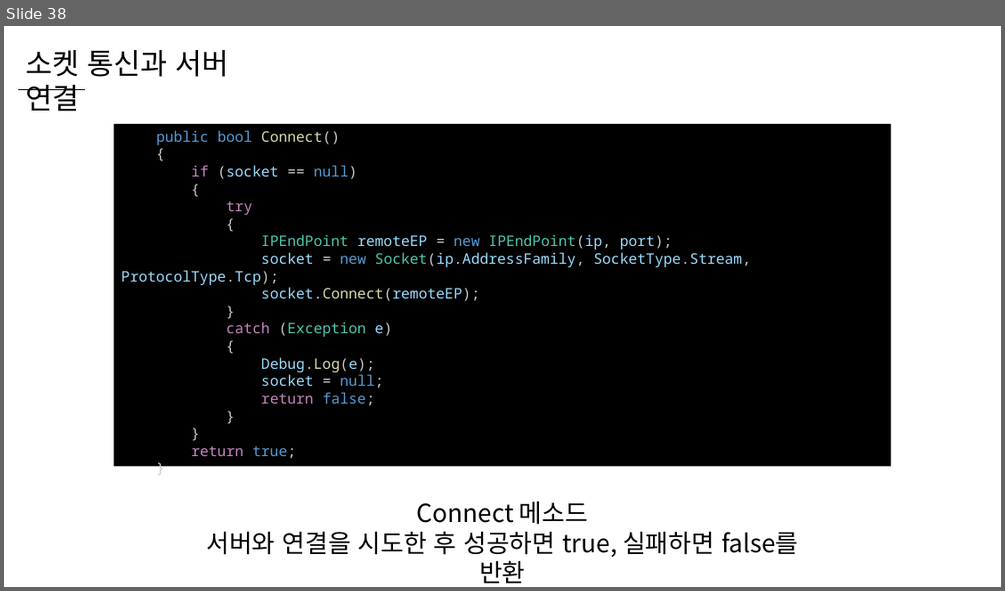
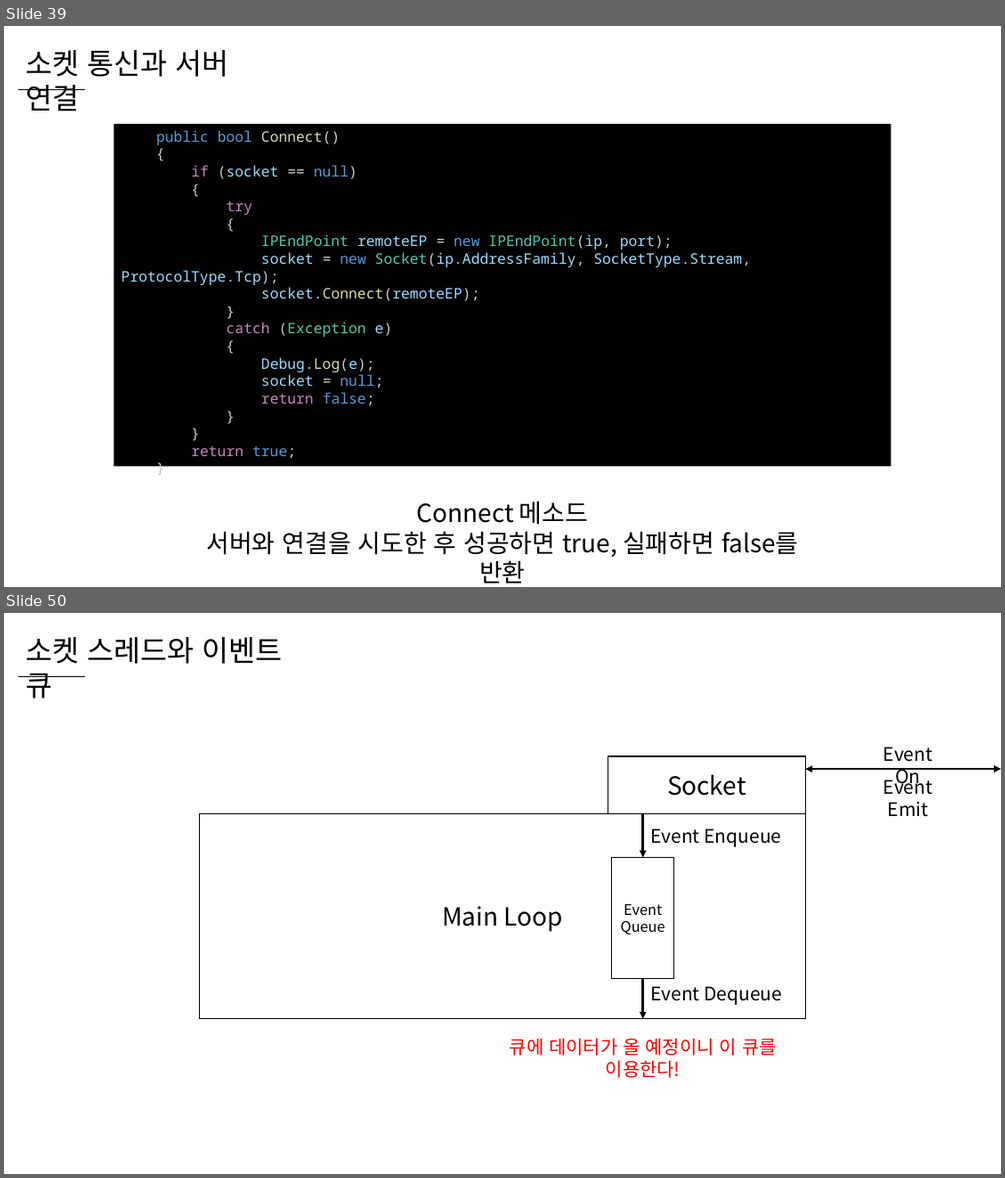
Before and after one commit to WooLyung/2023-Unity-Lecture, a slide deck: Day 1/Day 1.pptx. Shown one above the other, each under a label of ours: slide 38 before the commit, slides 39 and 50 after it; the slides between them are not shown. The pictures are 1005x591 and 1005x1178 pixels, drawn with LibreOffice and Linux fonts; fonts in the diff are those of the drawing. Boxes give left, top, right and bottom in pixels: in the first picture for what was removed or moved away, otherwise in the second. Text is boxed around its words. In the diff, an @@ line names an element or a change of style, - is before the commit and + after.

```diff
--- a/Day 1/Day 1.pptx
+++ b/Day 1/Day 1.pptx
@@ slide 50 added at [4, 613, 1001, 1174], background #FFFFFF @@
@@ text added at [25, 637, 282, 664], 28 pt, text #000000 @@
+소켓 스레드와 이벤트 큐
@@ line added from (18, 676) to (85, 676), #000000 0.5 pt @@
@@ rectangle added at [608, 756, 806, 814], fill #FFFFFF, outline #000000 1 pt, 24 pt, text #000000 @@
+Socket
@@ double arrow added from (806, 769) to (1001, 769), #000000 2.25 pt @@
@@ text added at [883, 747, 932, 787], 18 pt, text #000000 @@
+Event On
@@ text added at [883, 775, 932, 817], 18 pt, text #000000 @@
+Event Emit
@@ rectangle added at [199, 814, 805, 1019], fill #FFFFFF, outline #000000 1 pt, 24 pt, text #000000 @@
+Main Loop
@@ arrow added from (643, 814) to (643, 858), #000000 2.25 pt @@
@@ text added at [650, 828, 782, 847], 18 pt, text #000000 @@
+Event Enqueue
@@ rectangle added at [612, 858, 674, 979], fill #FFFFFF, outline #000000 1 pt, 14 pt, text #000000 @@
+Event
+Queue
@@ arrow added from (643, 978) to (643, 1018), #000000 2.25 pt @@
@@ text added at [650, 986, 782, 1005], 18 pt, text #000000 @@
+Event Dequeue
@@ text added at [510, 1038, 777, 1078], 18 pt, text #FF0000 @@
+큐에 데이터가 올 예정이니 이 큐를 이용한다!
@@ what was slide 38 is now slide 39 @@
```
Also in this commit, not shown: 8 slides changed, 19 other slides added, 1 slide removed, 7 other files.
